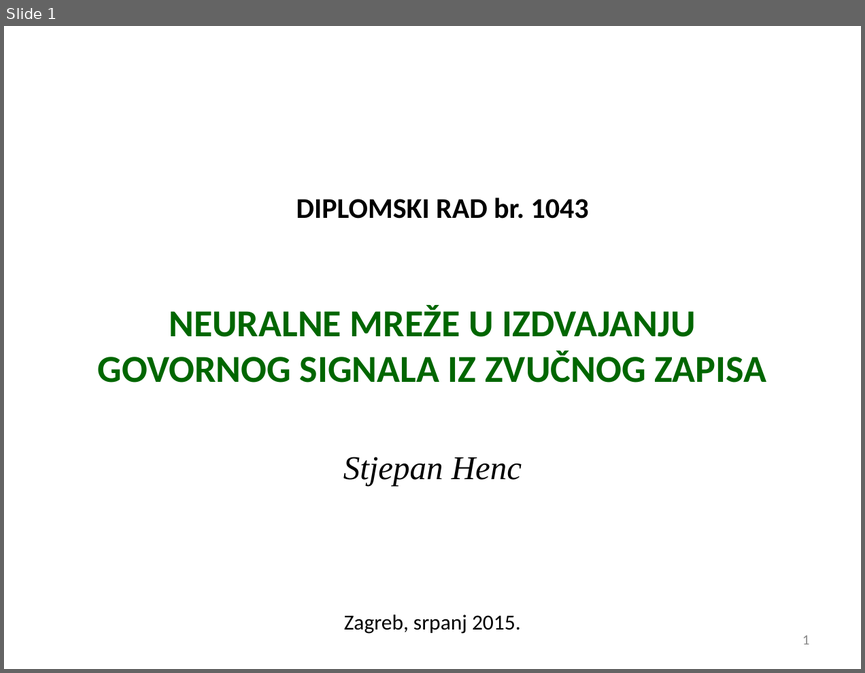
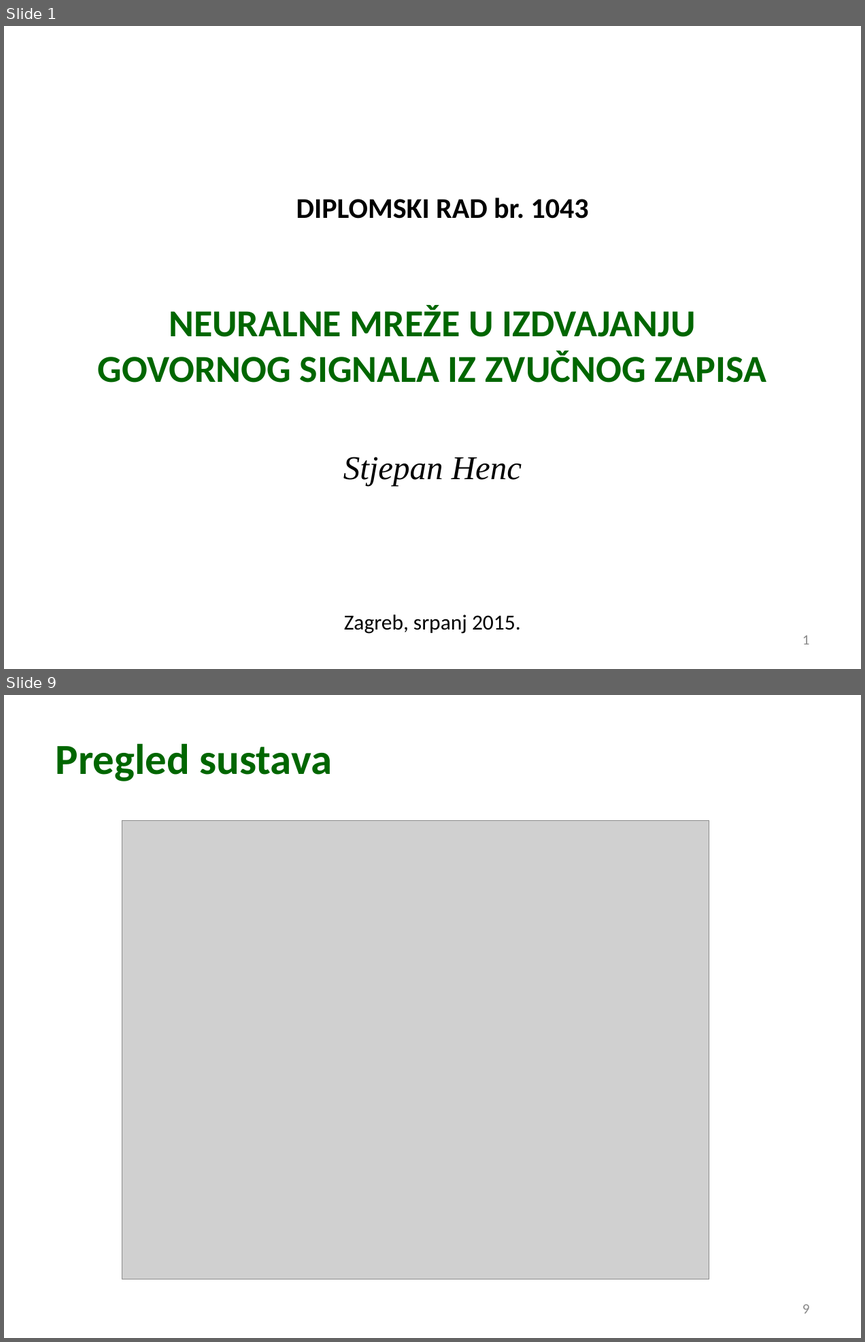
Before and after one commit to sthenc/diplomski_rad, a slide deck: obrana_stjepan_henc.ppt. Shown one above the other, each under a label of ours: slide 1 before the commit, slides 1 and 9 after it; the slides between them are not shown. The pictures are 865x673 and 865x1342 pixels, drawn with LibreOffice and Linux fonts; fonts in the diff are those of the drawing; grey boxes stand for pictures; background and template pictures are left out. Boxes give left, top, right and bottom in pixels: in the first picture for what was removed or moved away, otherwise in the second. Text is boxed around its words. In the diff, an @@ line names an element or a change of style, - is before the commit and + after.

```diff
--- a/obrana_stjepan_henc.ppt
+++ b/obrana_stjepan_henc.ppt
@@ slide 9 added at bbox=[4, 695, 861, 1338], background picture (left out) @@
@@ title added at bbox=[56, 743, 332, 781], 36 pt, text #006600, bold @@
+Pregled sustava
@@ picture added at bbox=[122, 821, 709, 1279] @@
@@ page number added at bbox=[802, 1304, 810, 1313], 12 pt, text #898989 @@
+9
```
Also in this commit, not shown: 11 other slides added, 1 slide removed, 3 other files.
